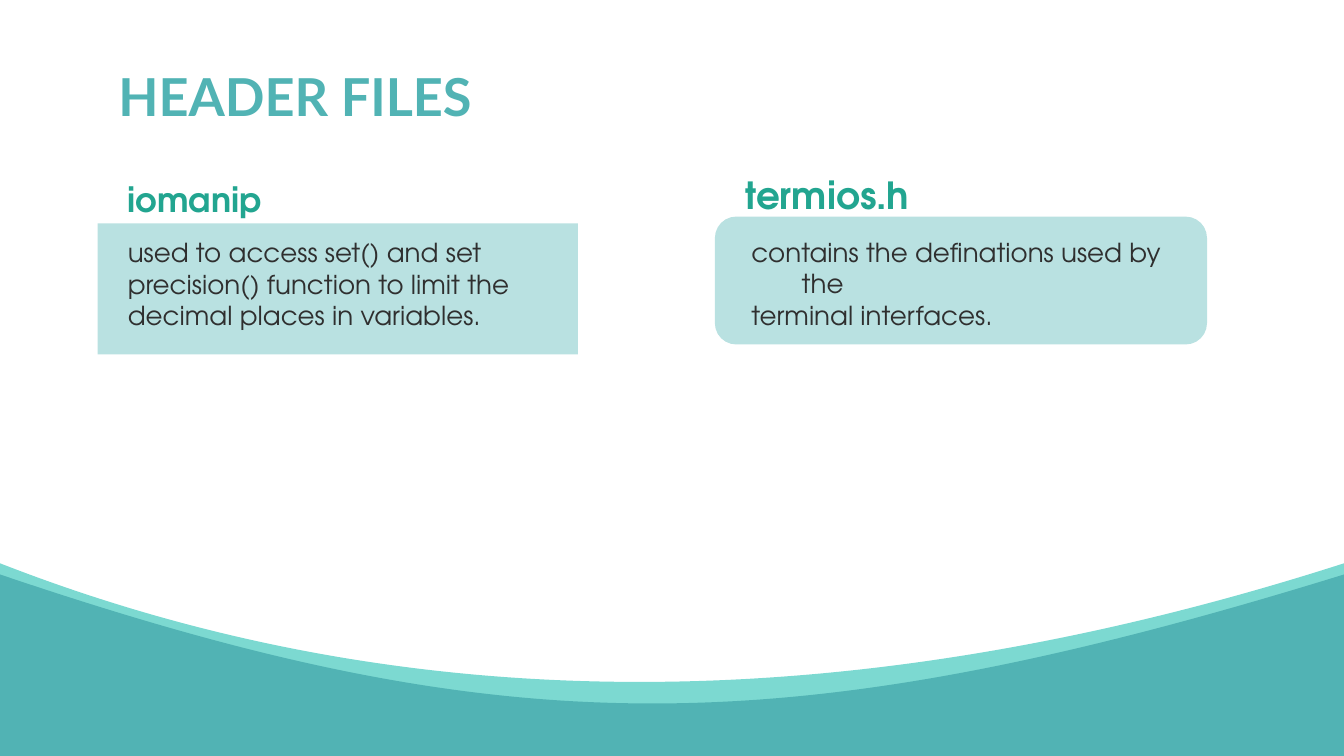
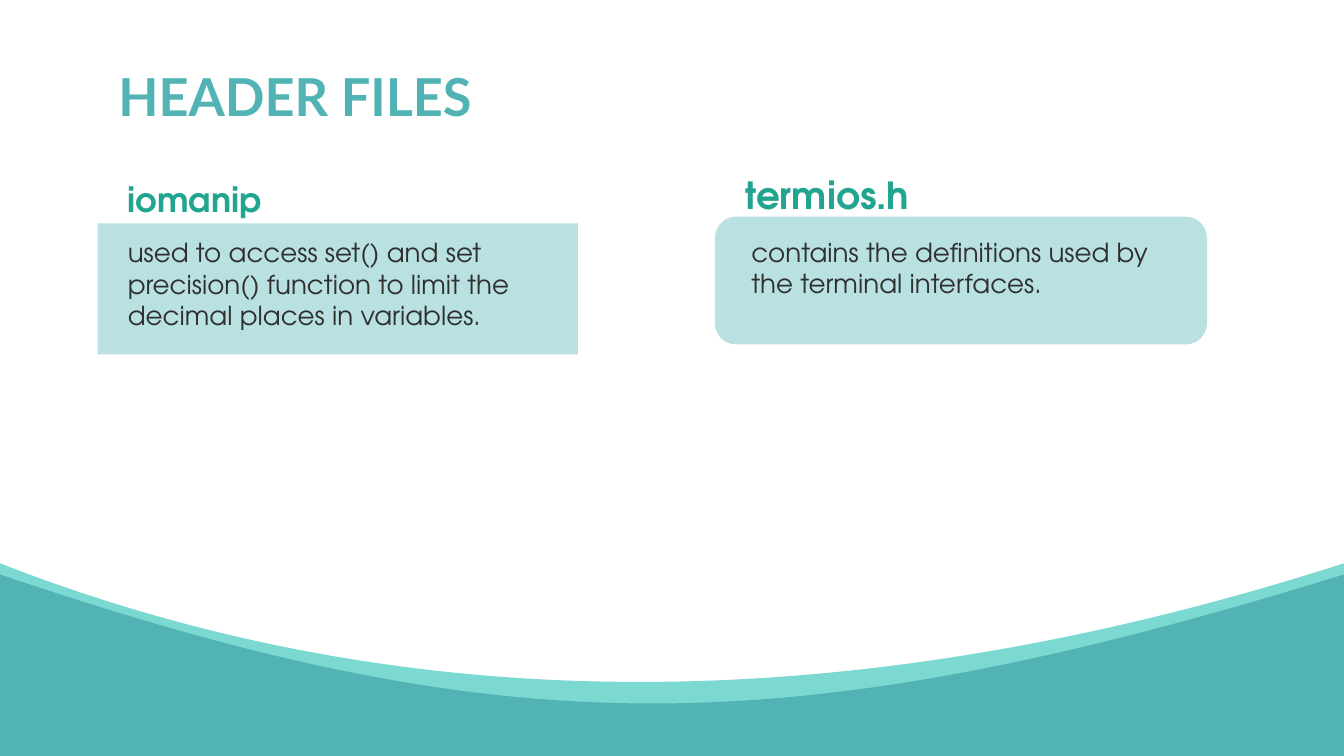
Before and after one commit to kristinatae/Quiz_project, a slide deck: slide 8 of Quiz.pptx (slide 9 before the commit). Drawn at 1344x756 pixels with LibreOffice and Linux fonts; fonts in the diff are those of the drawing. Boxes give left, top, right and bottom in pixels: in the first picture for what was removed or moved away, otherwise in the second. Text is boxed around its words. In the diff, an @@ line names an element or a change of style, - is before the commit and + after.

```diff
--- a/Quiz.pptx
+++ b/Quiz.pptx
@@ text in rounded rectangle at box(751, 242, 1148, 294): text changed @@
-contains the definations used by the
-terminal interfaces.
+contains the definitions used by
+the terminal interfaces.
```
Also in this commit, not shown: 2 other slides changed, 2 slides added, 3 slides removed, 11 other files.
